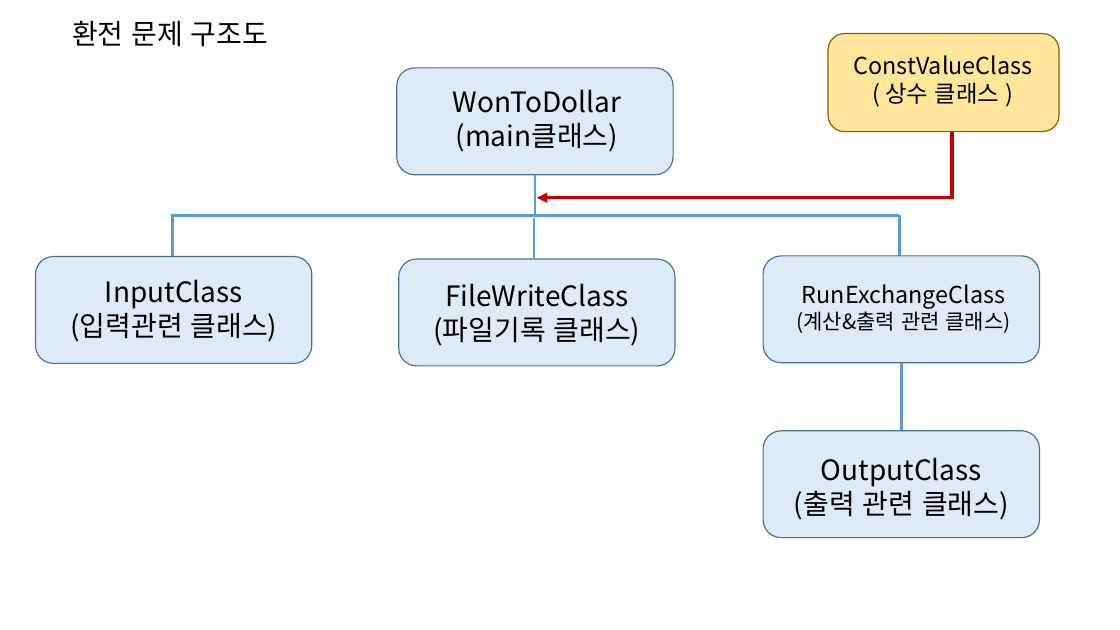
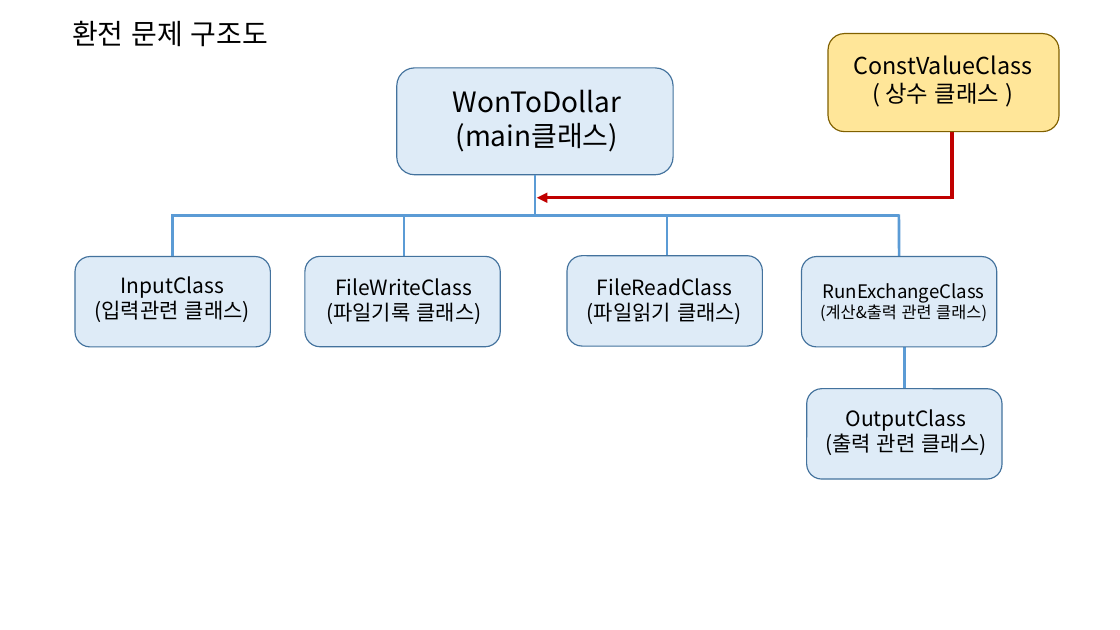
Before and after one commit to jiro-Park/EXCHANGE_PROJECT, a slide deck: slide 2 of 환전문제_구조도_kopo13.pptx. Drawn at 1120x630 pixels with LibreOffice and Linux fonts; fonts in the diff are those of the drawing. Boxes give left, top, right and bottom in pixels: in the first picture for what was removed or moved away, otherwise in the second. Text is boxed around its words. In the diff, an @@ line names an element or a change of style, - is before the commit and + after.

Commit message:
파일 읽어오기 관련 추가(소스부분은 검사때 체크함 구조도만 추가)

```diff
--- a/환전문제_구조도_kopo13.pptx
+++ b/환전문제_구조도_kopo13.pptx
@@ line moved from (534, 218) - (534, 259) to (404, 214) - (404, 268) @@
@@ line added from (667, 216) to (667, 270), #5B9BD5 2.25 pt @@
@@ text "InputClass": place and size @@
-text "InputClass" at [70,279,278,342]
+text "InputClass" at [95,276,250,322]
@@ rounded rectangle: place and size @@
-rounded rectangle at [35,256,312,363]
+rounded rectangle at [75,256,271,347]
@@ rounded rectangle added at [305,256,501,347], fill #DEEBF7, outline #43739E 1 pt @@
@@ rounded rectangle: place and size @@
-rounded rectangle at [399,259,676,365]
+rounded rectangle at [567,255,763,346]
@@ rounded rectangle: place and size @@
-rounded rectangle at [764,256,1040,363]
+rounded rectangle at [802,256,997,347]
@@ size 24 to 18 pt in 3 elements at [95,276,250,322], [825,409,986,455], [326,278,482,324] @@
@@ text "FileWriteClass": place and size @@
-text "FileWriteClass" at [433,283,641,346]
+text "FileWriteClass" at [326,278,482,324]
@@ text added at [587,278,742,324], 18 pt, text #000000 @@
+FileReadClass
+(파일읽기 클래스)
@@ text "RunExchangeClass" at [820,283,987,321]: size 20 to 16 pt in "RunExchangeClass"; size 18 to 14 pt in "(계산&출력 관련 클래스)" @@
@@ line moved from (902, 364) - (902, 432) to (905, 346) - (905, 415) @@
@@ rounded rectangle: place and size @@
-rounded rectangle at [764,431,1040,538]
+rounded rectangle at [807,389,1002,480]
@@ text "OutputClass": place and size @@
-text "OutputClass" at [794,457,1009,520]
+text "OutputClass" at [825,409,986,455]
```
Also in this commit, not shown: 1 slide added.
